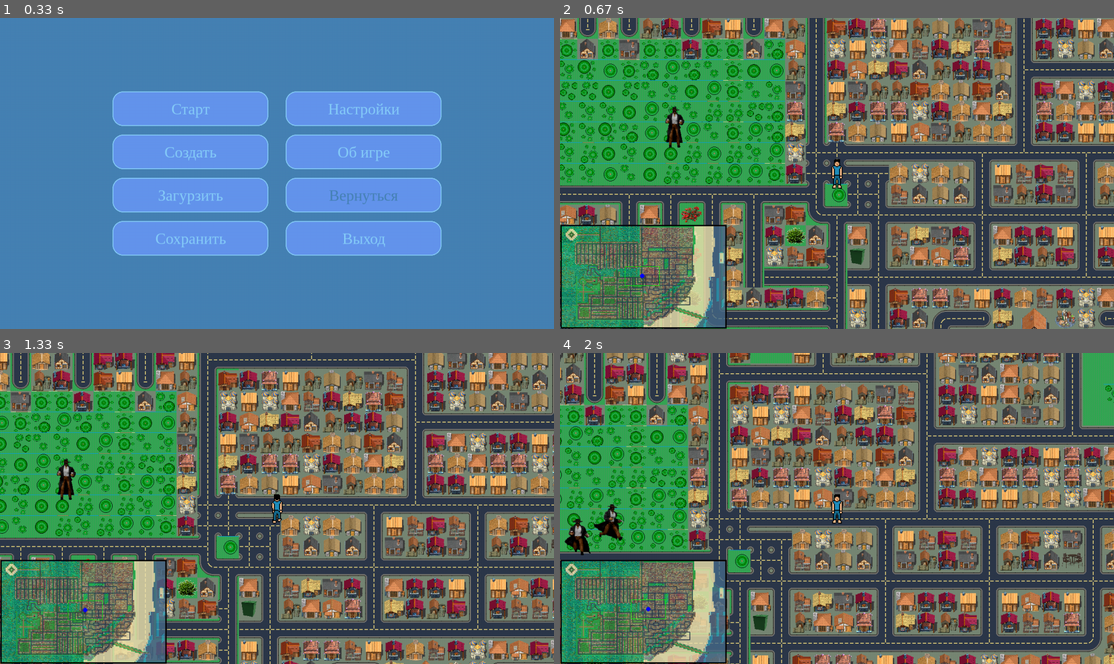
Above: before the commit, frames 1-4 (two rows, left to right).
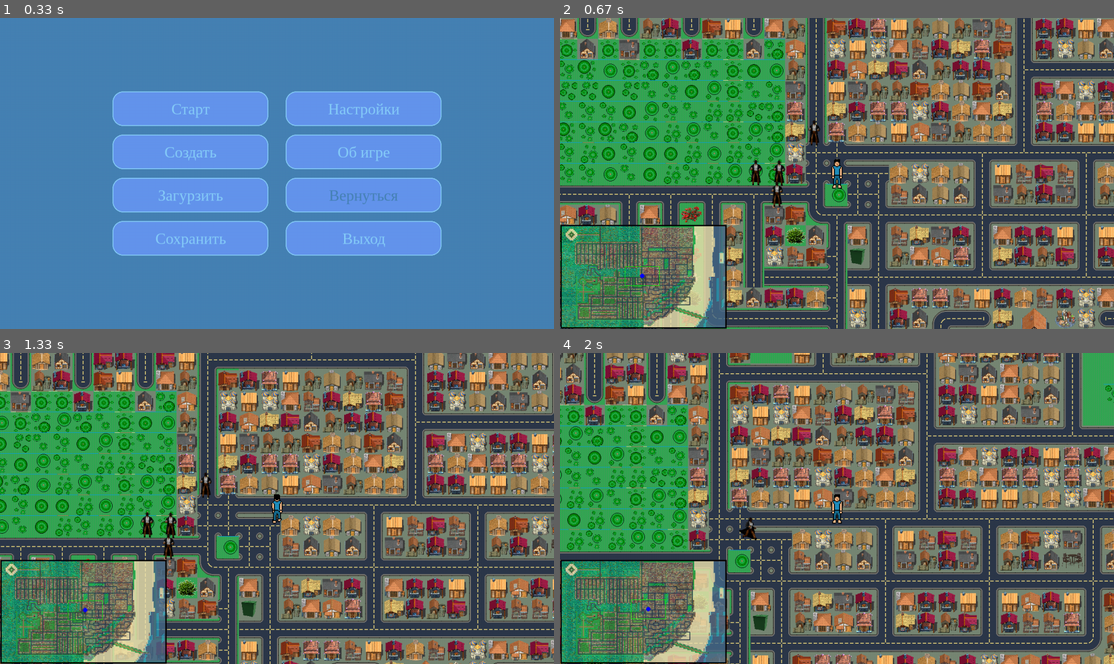
Above: after the commit, the same moments.

Repository: Sergey74ua/ChildrenTraining
Game: pygame game, started from Python/RATORI/RATORI.py
The game is run twice, just before and just after one commit, with the same random seed, the same clock (stepped at 60 frames per second) and the same inputs.
Inputs (mouse positions are in pixels of both pictures, inside the frame that each line leads up to):
- Up to frame 1 (0.33 s): no input
- Up to frame 2 (0.67 s): press the mouse at (748, 108) at 0.37 s; move the mouse to (803, 185) at 0.47 s; release the mouse at (853, 263) at 0.6 s
- Up to frame 3 (1.33 s): hold Right 0.67-1.13 s; move the mouse to (232, 496) at 0.7 s; hold Up from 1.17 s (still down)
- Up to frame 4 (2 s): release Up at 1.47 s; hold Right 1.5-1.97 s

Frame 1 is identical in both runs. In frame 2, 0.7% of the frame differs, in the area x 19-47%, y 28-61%; in frame 3, 0.7%; in frame 4, 0.8%, in the area x 0-36%, y 48-85%.

Commit message:
Update Gangster.py

Diff:
--- a/Python/RATORI/modules/unit/Gangster.py
+++ b/Python/RATORI/modules/unit/Gangster.py
@@ -1,17 +1,17 @@
 import pygame as pg
-import random
+from random import *
 
 
 class Gangster(object):
     """ Противник """
     pg.init()
     _atlas_ = pg.image.load('images/gangster.png')
-    _atlas_ = pg.transform.scale(_atlas_, (8 * 128, 9 * 104))
+    _atlas_ = pg.transform.scale(_atlas_, (8 * 80, 9 * 65))
 
     def __init__(self):
         """ Персонаж противника """
-        self.rate_x = 128
-        self.rate_y = 104
+        self.rate_x = 80
+        self.rate_y = 65
         self.tile_atlas = []
         self.tile_atlas = self.filling()
         self.row = 6
@@ -19,7 +19,7 @@
         self.step = 0
         self.unit_turn = 8
         self.time_move = 60
-        self.point_x, self.point_y = (200, 200)
+        self.point_x, self.point_y = (randint(400, 600), randint(200, 400))
         self.image = self.tile_atlas[self.row][self.col]
         self.rect = pg.Rect(self.point_x, self.point_y, self.rate_x, self.rate_y)
         self.scroll = 4
@@ -117,7 +117,7 @@
 
     def rand_move(self):
         """ Случайное движение юнита """
-        self.time_move = random.randint(30, 150)
-        self.unit_turn = random.randint(0, 8)
+        self.time_move = randint(30, 150)
+        self.unit_turn = randint(0, 8)
 
         return self.unit_turn
